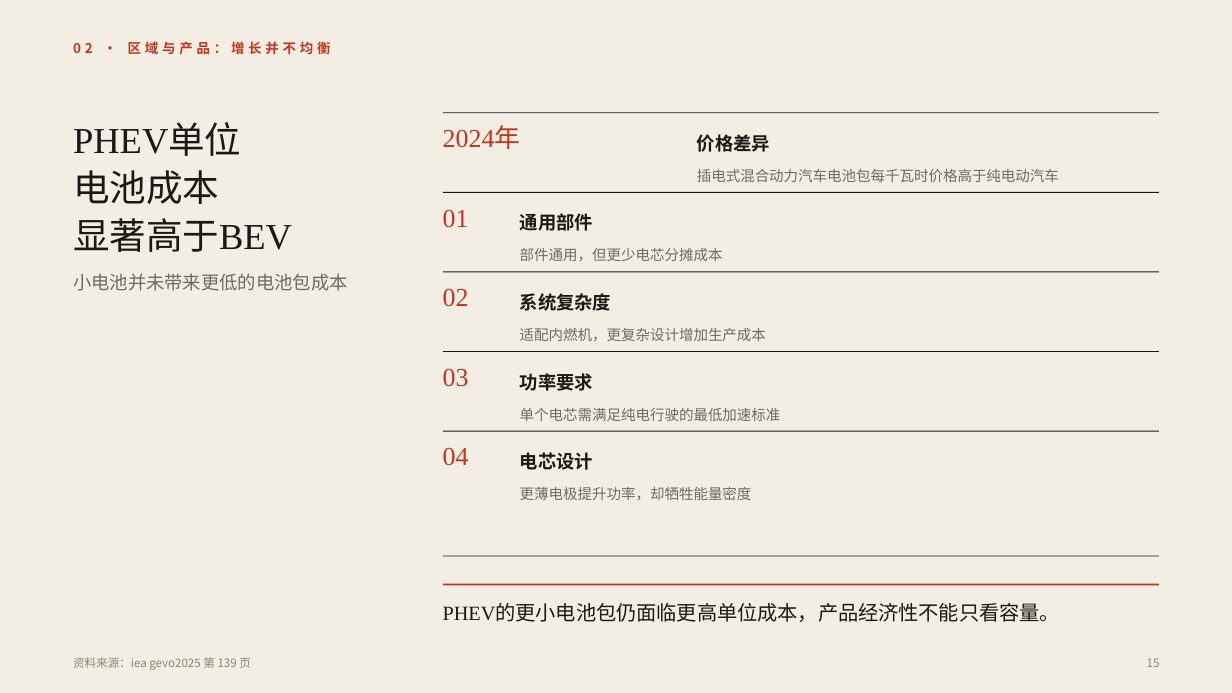
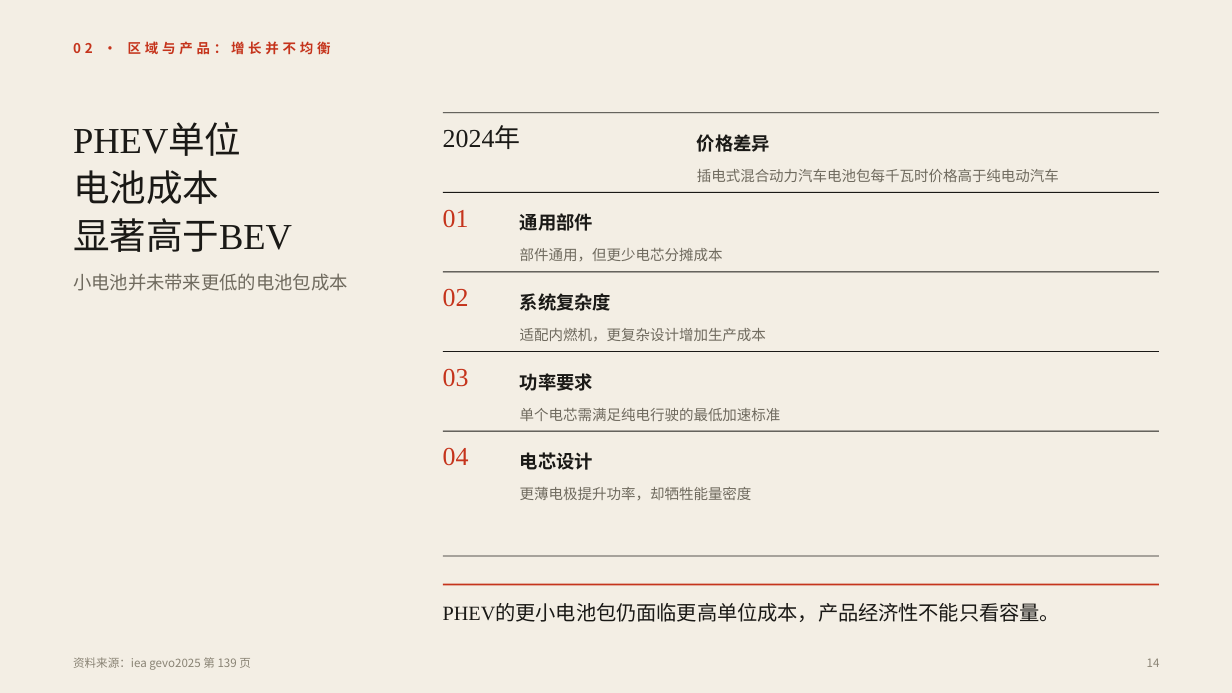
Before and after one commit to Liyilin66/ppt-agent, a slide deck: slide 14 of eval/results/scale-iea-50.pptx (slide 15 before the commit). Drawn at 1232x693 pixels with LibreOffice and Linux fonts; fonts in the diff are those of the drawing. Boxes give left, top, right and bottom in pixels: in the first picture for what was removed or moved away, otherwise in the second. Text is boxed around its words. In the diff, an @@ line names an element or a change of style, - is before the commit and + after.

```diff
--- a/eval/results/scale-iea-50.pptx
+++ b/eval/results/scale-iea-50.pptx
@@ text "2024年" at box(443, 126, 521, 149): text colour #C5341C to #1A1916 @@
@@ text at box(1147, 658, 1160, 667): text changed @@
-15
+14
```
Also in this commit, not shown: 24 other slides changed, 2 slides removed, 5 other files.
